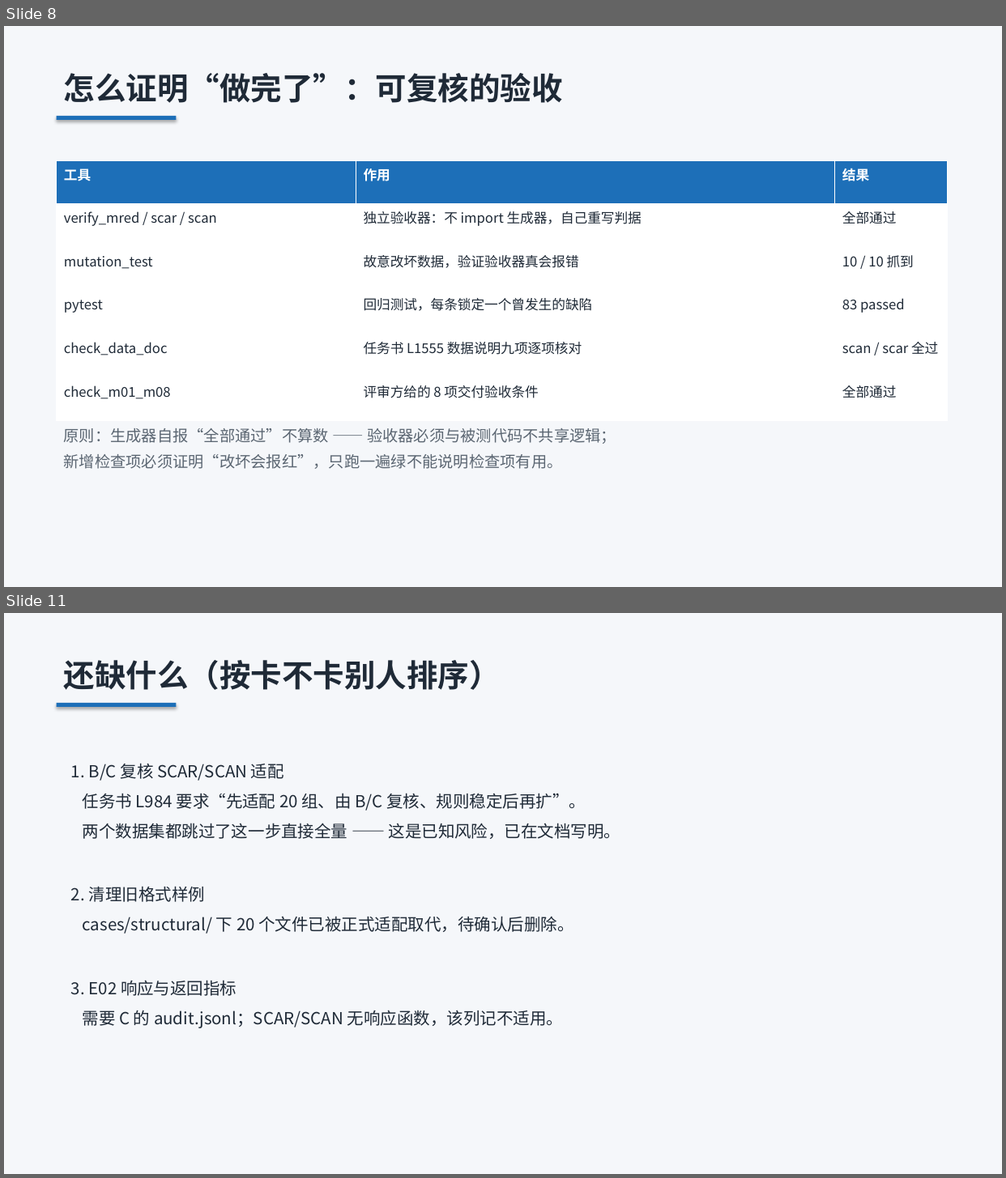
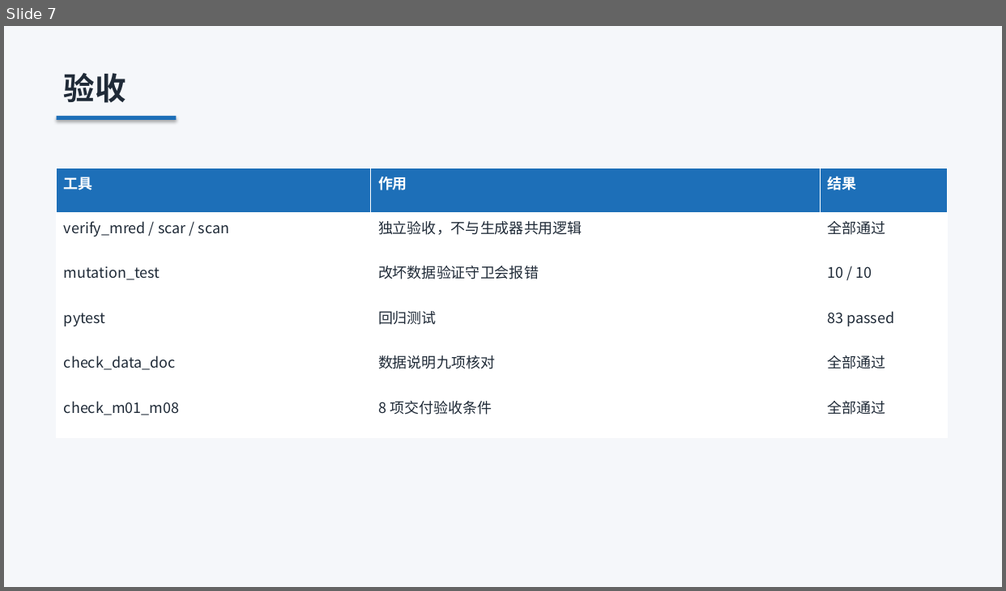
Before and after one commit to laoma9604-design/similar-learning, a slide deck: docs/TopoAdv-A角色工作汇报.pptx. Shown one above the other, each under a label of ours: slides 8 and 11 before the commit, slide 7 after it; the slides between them are not shown. The pictures are 1006x1178 and 1006x591 pixels, drawn with LibreOffice and Linux fonts; fonts in the diff are those of the drawing. Boxes give left, top, right and bottom in pixels: in the first picture for what was removed or moved away, otherwise in the second. Text is boxed around its words. In the diff, an @@ line names an element or a change of style, - is before the commit and + after.

Commit message:
汇报 PPT 精简为 8 页：只列已完成的工作
删除缺陷复盘、坑、待办、风险提示等章节，只保留做了什么：
  1 封面
  2 工作概览（T01/T02/T06 完成，T05、T11-T14 未完成）
  3 T01 统一对象与评价协议
  4 T02 三个数据集（组数/任务数/对象数/划分）
  5 T02 配套材料（参考标注/分组清单/结构标注/数据说明）
  6 T06 独立评价器（三数据集判据与满分情况）
  7 验收（五个工具的结果）
  8 收尾

版面检查：8 页 / 0 越界 / 0 重叠。pytest 83 passed。

```diff
--- a/docs/TopoAdv-A角色工作汇报.pptx
+++ b/docs/TopoAdv-A角色工作汇报.pptx
@@ slide 11 removed at <box>4,613,1002,1174</box>, background #FFFFFF @@
@@ rectangle removed at <box>4,613,1002,1174</box> @@
@@ text removed at <box>64,660,501,690</box> @@
-还缺什么（按卡不卡别人排序）
@@ rectangle removed at <box>57,703,177,707</box> @@
@@ text removed at <box>71,763,621,1029</box> @@
-1. B/C 复核 SCAR/SCAN 适配
-任务书 L984 要求“先适配 20 组、由 B/C 复核、规则稳定后再扩”。
-两个数据集都跳过了这一步直接全量 —— 这是已知风险，已在文档写明。
-2. 清理旧格式样例
-cases/structural/ 下 20 个文件已被正式适配取代，待确认后删除。
-3. E02 响应与返回指标
-需要 C 的 audit.jsonl；SCAR/SCAN 无响应函数，该列记不适用。
@@ what was slide 8 is now slide 7 @@
@@ slide 7 changed as well @@
@@ text at <box>64,73,126,103</box>: text changed @@
-怎么证明“做完了”：可复核的验收
+验收
@@ table at <box>57,169,948,437</box> @@
-row 2, column 2: 独立验收器：不 import 生成器，自己重写判据
+row 2, column 2: 独立验收，不与生成器共用逻辑
-row 3, column 2: 故意改坏数据，验证验收器真会报错
+row 3, column 2: 改坏数据验证守卫会报错
-row 3, column 3: 10 / 10 抓到
+row 3, column 3: 10 / 10
-row 4, column 2: 回归测试，每条锁定一个曾发生的缺陷
+row 4, column 2: 回归测试
-row 5, column 2: 任务书 L1555 数据说明九项逐项核对
+row 5, column 2: 数据说明九项核对
-row 5, column 3: scan / scar 全过
+row 5, column 3: 全部通过
-row 6, column 2: 评审方给的 8 项交付验收条件
+row 6, column 2: 8 项交付验收条件
@@ size 13 to 14 pt in "工具", "作用", "结果", "verify_mred / scar / scan" and 7 more places @@
@@ table: place and size @@
-table at <box>57,160,948,421</box>
+table at <box>57,169,948,437</box>
@@ text removed at <box>64,429,616,469</box> @@
-原则：生成器自报“全部通过”不算数 —— 验收器必须与被测代码不共享逻辑；
-新增检查项必须证明“改坏会报红”，只跑一遍绿不能说明检查项有用。
```
Also in this commit, not shown: 4 other slides changed, 3 slides added, 6 other slides removed, 1 other file.
